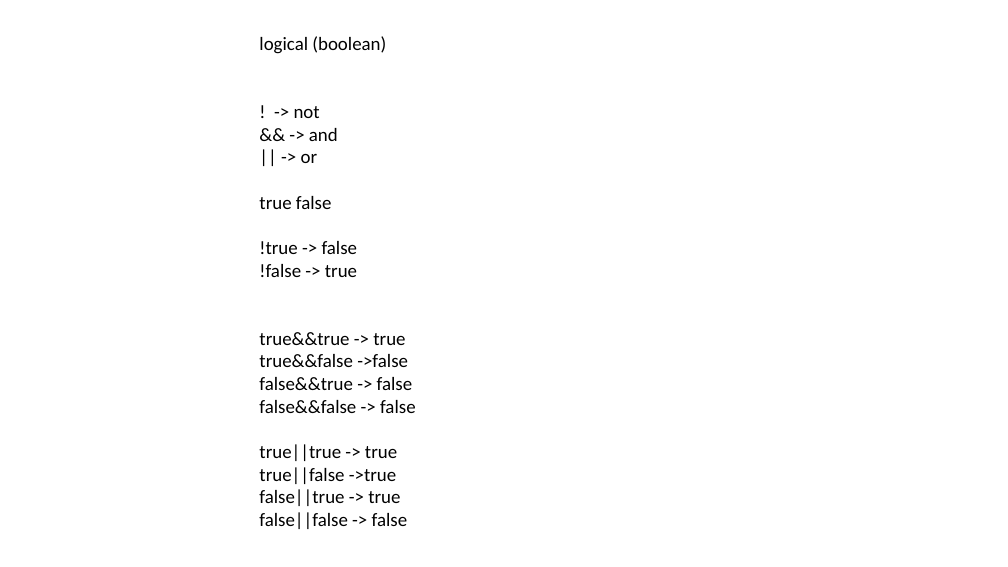
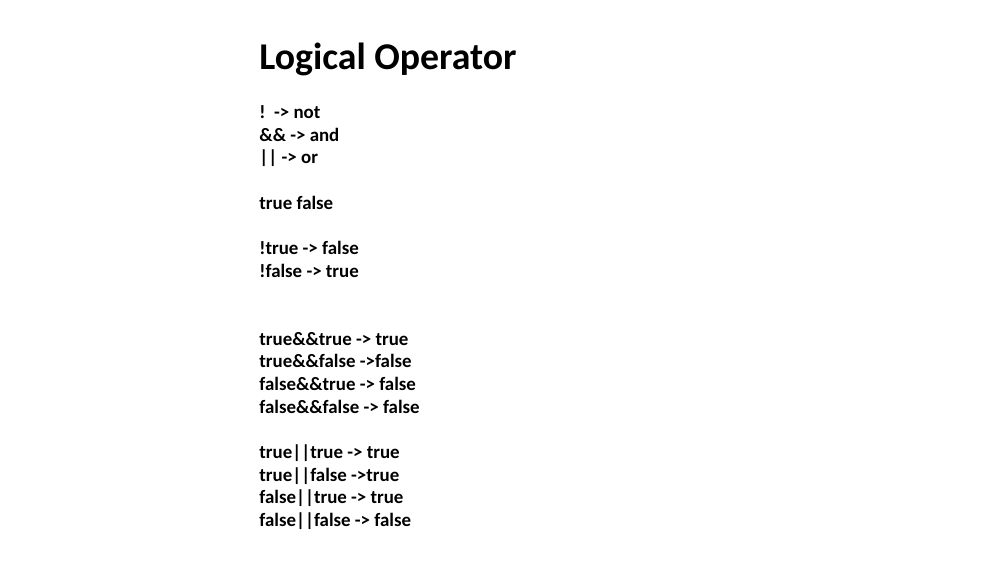
Before and after one commit to eusGithubwork/javaStudy, a slide deck: slide 51 of java.pptx. Drawn at 1008x567 pixels with LibreOffice and Linux fonts; fonts in the diff are those of the drawing. Boxes give left, top, right and bottom in pixels: in the first picture for what was removed or moved away, otherwise in the second. Text is boxed around its words. In the diff, an @@ line names an element or a change of style, - is before the commit and + after.

```diff
--- a/java.pptx
+++ b/java.pptx
@@ text at (259, 42, 516, 76): text changed; size 18 to 36 pt; bold on @@
-logical (boolean)
+Logical Operator
@@ text at (259, 106, 420, 529): bold on @@
```
Also in this commit, not shown: 1 other slide changed, 24 other files.
